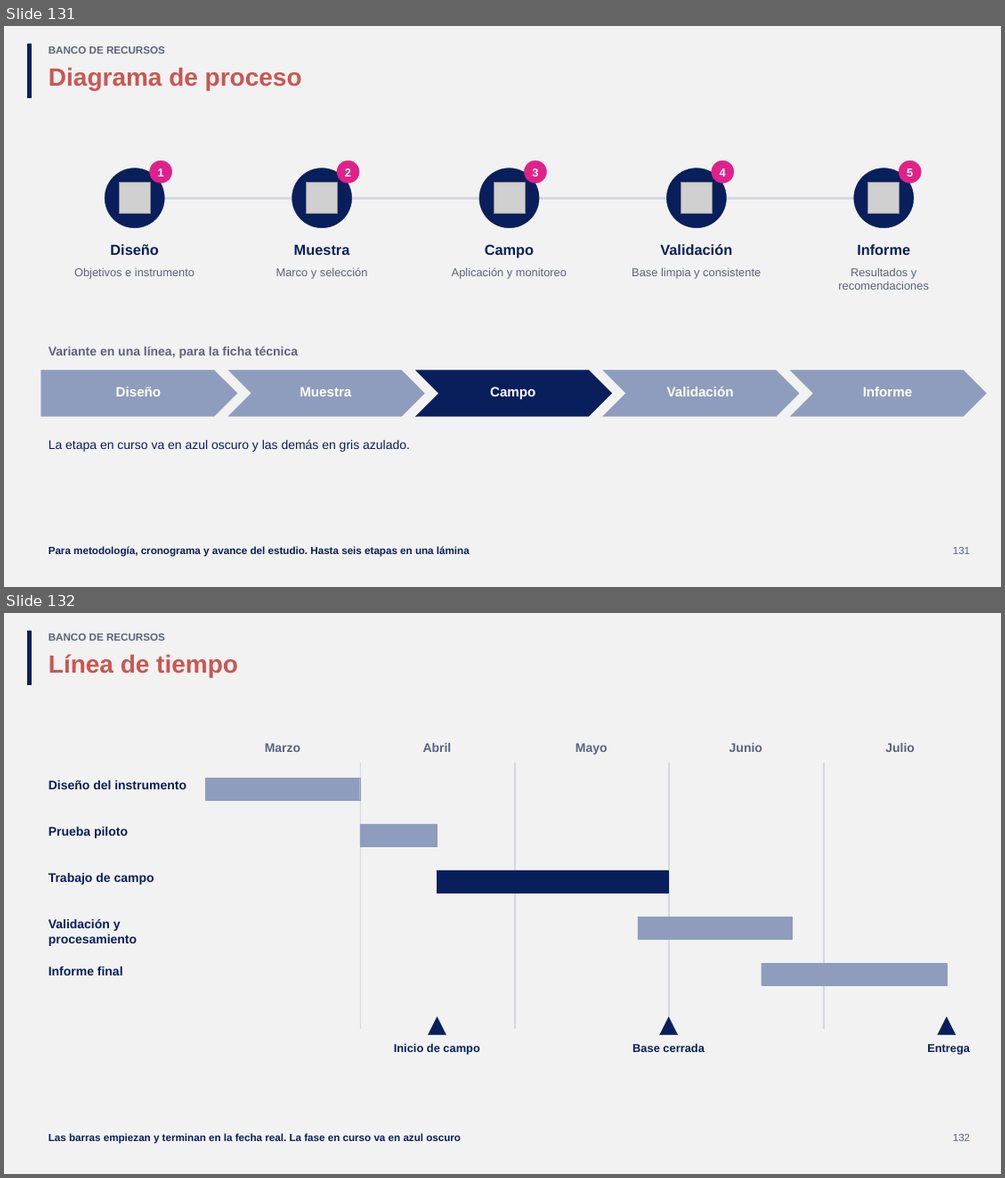
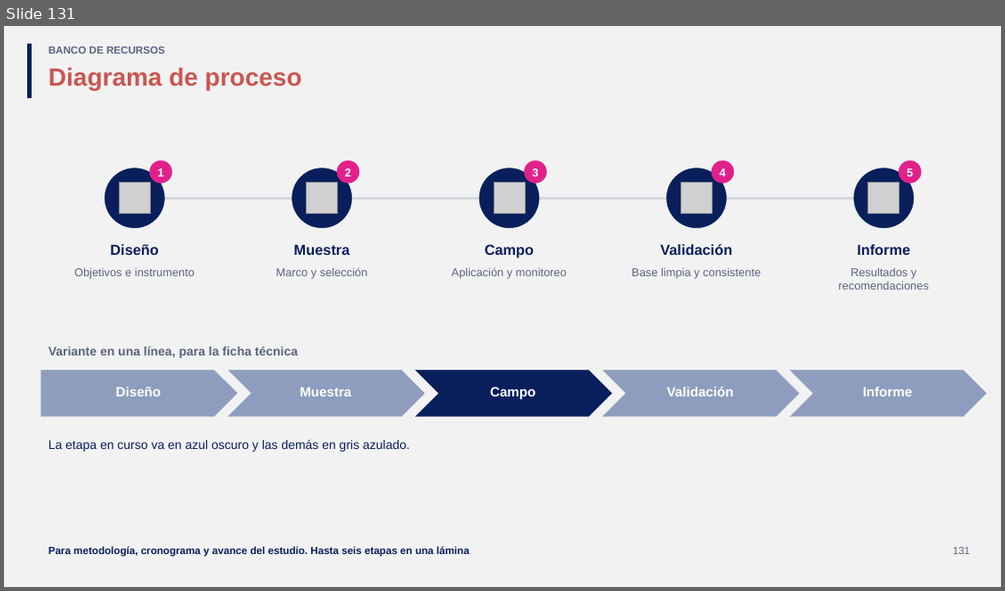
Before and after one commit to GonzaloAlmendariz/prosecnur-app, a slide deck: docs/qa/motor-ppt-2026-10-06/4-recetario/recetario-moderna.pptx. Shown one above the other, each under a label of ours: slides 131 and 132 before the commit, slide 131 after it. The pictures are 1005x1178 and 1005x591 pixels, drawn with LibreOffice and Linux fonts; fonts in the diff are those of the drawing; grey boxes stand for pictures; background and template pictures are left out. Boxes give left, top, right and bottom in pixels: in the first picture for what was removed or moved away, otherwise in the second. Text is boxed around its words. In the diff, an @@ line names an element or a change of style, - is before the commit and + after.

```diff
--- a/docs/qa/motor-ppt-2026-10-06/4-recetario/recetario-moderna.pptx
+++ b/docs/qa/motor-ppt-2026-10-06/4-recetario/recetario-moderna.pptx
@@ slide 132 removed at <box>4,613,1001,1174</box>, background #F2F2F2 @@
@@ rectangle removed at <box>28,630,32,684</box> @@
@@ text removed at <box>48,633,165,641</box> @@
-BANCO DE RECURSOS
@@ title removed at <box>48,654,238,677</box> @@
-Línea de tiempo
@@ text removed at <box>265,743,300,752</box> @@
-Marzo
@@ text removed at <box>423,743,452,752</box> @@
-Abril
@@ text removed at <box>575,743,607,755</box> @@
-Mayo
@@ text removed at <box>729,743,762,752</box> @@
-Junio
@@ text removed at <box>885,743,914,752</box> @@
-Julio
@@ rectangle removed at <box>360,763,361,1028</box> @@
@@ rectangle removed at <box>514,763,515,1028</box> @@
@@ rectangle removed at <box>669,763,670,1028</box> @@
@@ rectangle removed at <box>823,763,824,1028</box> @@
@@ text removed at <box>48,780,186,789</box> @@
-Diseño del instrumento
@@ rectangle removed at <box>205,778,359,800</box> @@
@@ rectangle removed at <box>360,824,437,846</box> @@
@@ text removed at <box>48,827,128,838</box> @@
-Prueba piloto
@@ text removed at <box>48,873,154,884</box> @@
-Trabajo de campo
@@ rectangle removed at <box>437,870,669,892</box> @@
@@ text removed at <box>48,918,137,946</box> @@
-Validación y procesamiento
@@ rectangle removed at <box>638,916,793,939</box> @@
@@ text removed at <box>48,966,123,975</box> @@
-Informe final
@@ rectangle removed at <box>761,963,947,985</box> @@
@@ triangle removed at <box>428,1017,446,1035</box> @@
@@ triangle removed at <box>660,1017,678,1035</box> @@
@@ triangle removed at <box>938,1017,956,1035</box> @@
@@ text removed at <box>394,1043,479,1054</box> @@
-Inicio de campo
@@ text removed at <box>632,1043,704,1052</box> @@
-Base cerrada
@@ text removed at <box>927,1044,970,1054</box> @@
-Entrega
@@ text removed at <box>48,1133,461,1143</box> @@
-Las barras empiezan y terminan en la fecha real. La fase en curso va en azul oscuro
@@ text removed at <box>953,1134,970,1141</box> @@
-132
```
Also in this commit, not shown: 2 slides changed, 5 other files.
